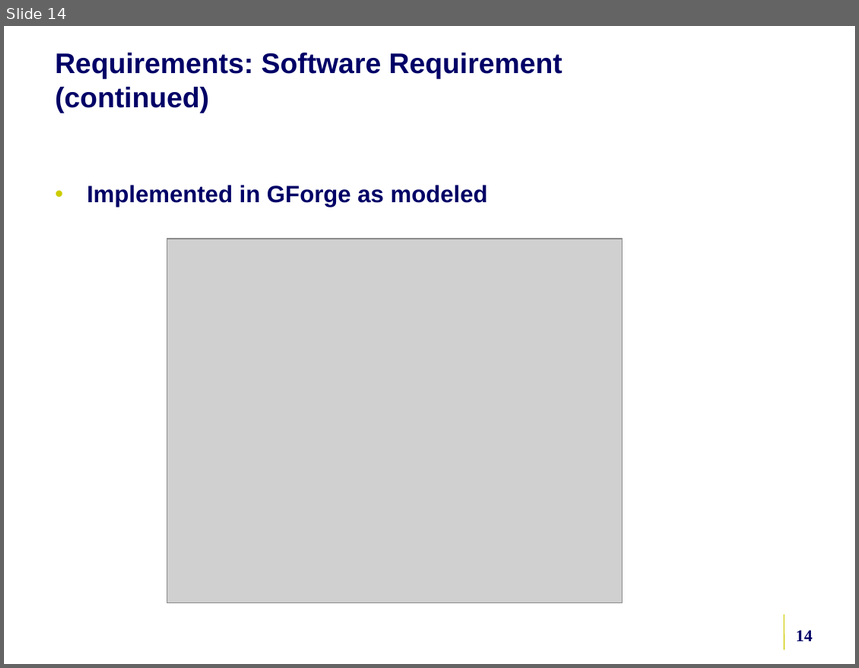
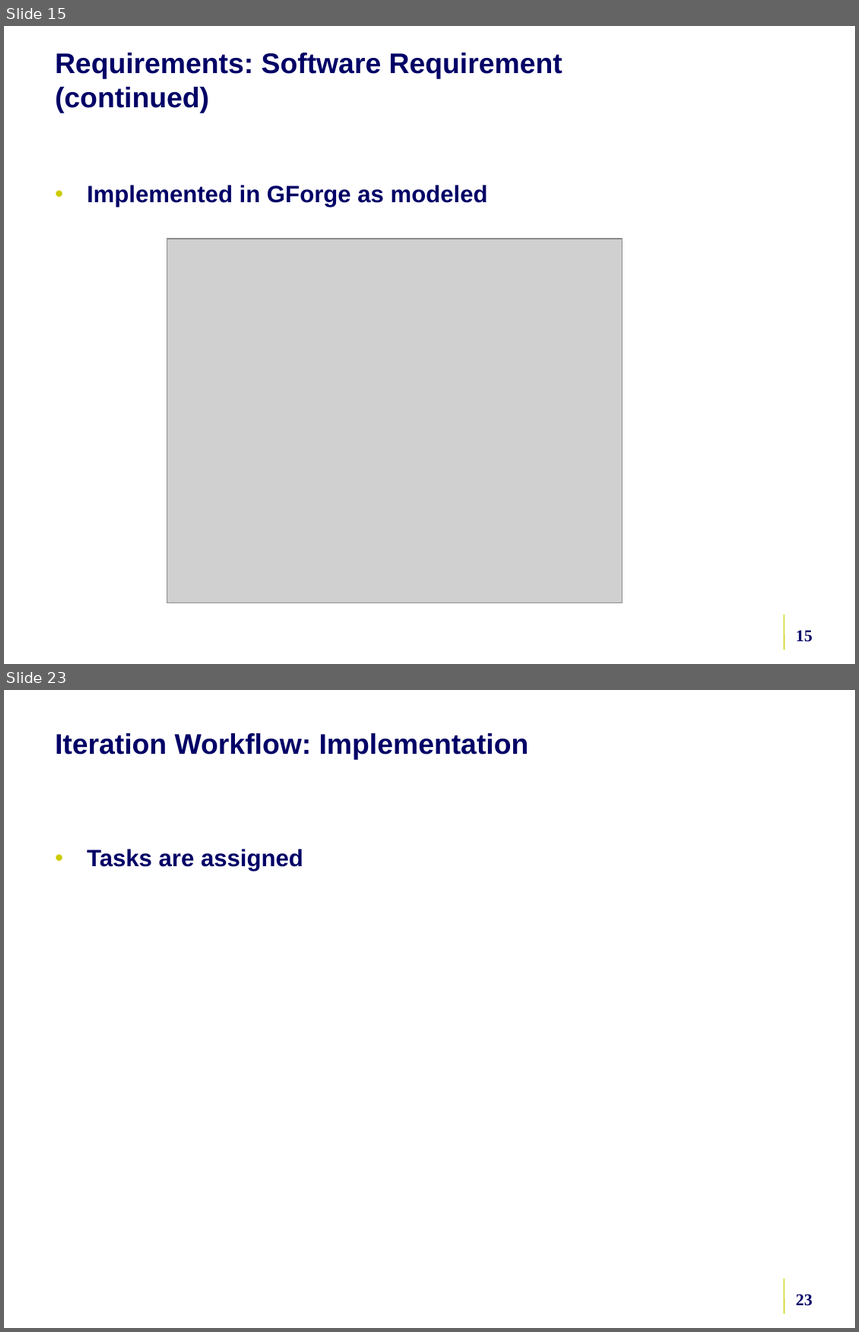
Before and after one commit to NCIP/caarray-docs, a slide deck: environment/references/5am_ncicb_development_process.ppt. Shown one above the other, each under a label of ours: slide 14 before the commit, slides 15 and 23 after it; the slides between them are not shown. The pictures are 859x668 and 859x1332 pixels, drawn with LibreOffice and Linux fonts; fonts in the diff are those of the drawing; grey boxes stand for pictures; background and template pictures are left out. Boxes give left, top, right and bottom in pixels: in the first picture for what was removed or moved away, otherwise in the second. Text is boxed around its words. In the diff, an @@ line names an element or a change of style, - is before the commit and + after.

```diff
--- a/environment/references/5am_ncicb_development_process.ppt
+++ b/environment/references/5am_ncicb_development_process.ppt
@@ slide 23 added at (4, 690, 855, 1328), background picture (left out); not listed: 1 template element that a slide beside it also shows @@
@@ title added at (55, 733, 529, 760), 24 pt, text #000066, bold @@
+Iteration Workflow: Implementation
@@ text added at (87, 849, 303, 872), 20 pt, text #000066, bold @@
+• Tasks are assigned
@@ page number added at (796, 1294, 813, 1306), 14 pt, text #000066, bold @@
+23
@@ what was slide 14 is now slide 15 @@
@@ page number at (796, 630, 813, 642): text changed @@
-14
+15
```
Also in this commit, not shown: 10 slides changed, 8 other slides added, 7 slides removed.
